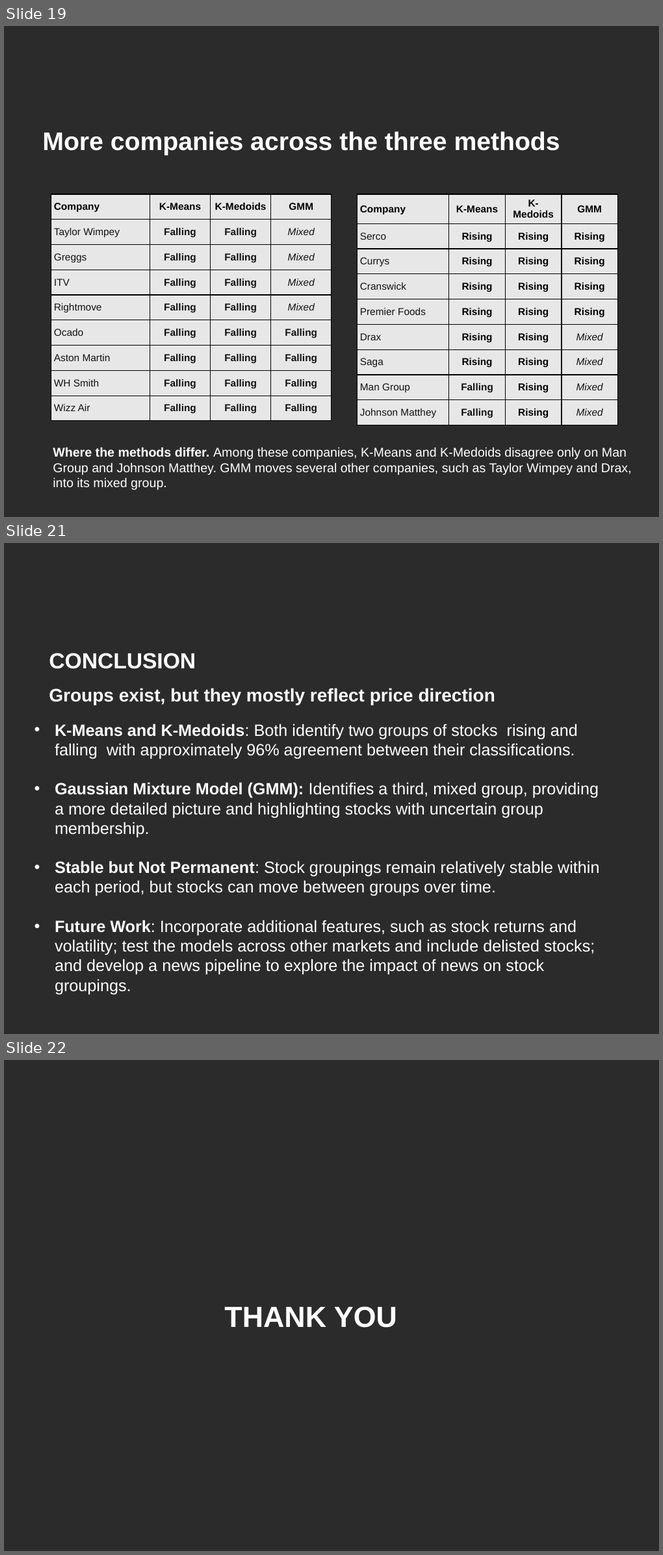
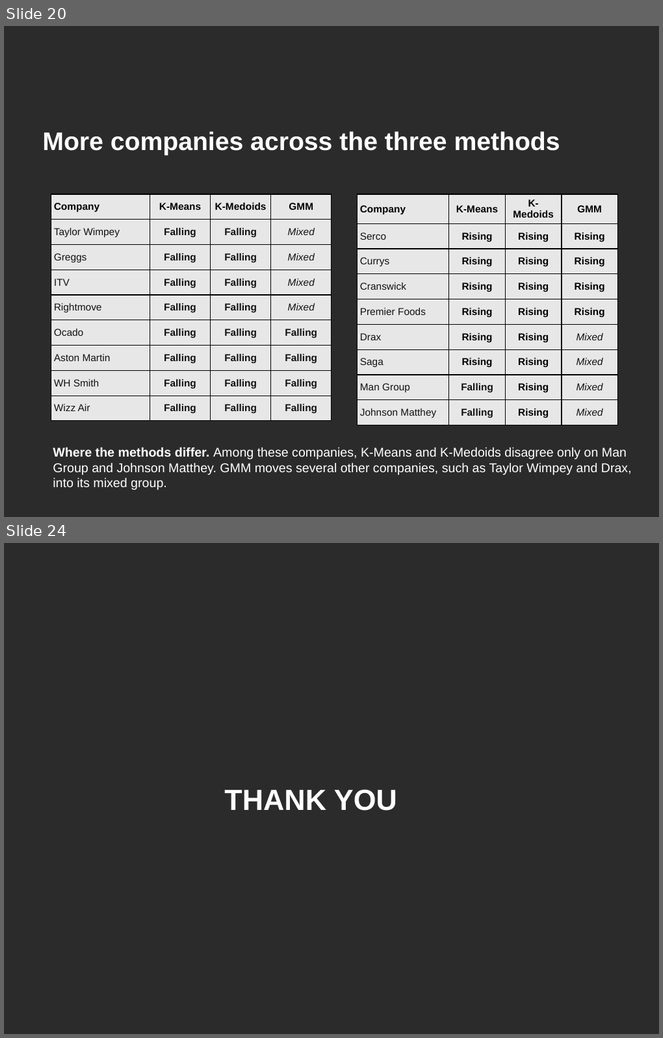
Before and after one commit to divyalakshmiram7-pixel/stockpricemovement, a slide deck: CSDI-14261808-am.pptx. Shown one above the other, each under a label of ours: slides 19, 21 and 22 before the commit, slides 20 and 24 after it; the slides between them are not shown. The pictures are 663x1555 and 663x1038 pixels, drawn with LibreOffice and Linux fonts; fonts in the diff are those of the drawing; background and template pictures are left out; a plain dark background stands for a picture behind light text. Boxes give left, top, right and bottom in pixels: in the first picture for what was removed or moved away, otherwise in the second. Text is boxed around its words. In the diff, an @@ line names an element or a change of style, - is before the commit and + after.

```diff
--- a/CSDI-14261808-am.pptx
+++ b/CSDI-14261808-am.pptx
@@ slide 21 removed at (x1=4, y1=543, x2=659, y2=1034), background picture (left out) @@
@@ text removed at (x1=49, y1=653, x2=196, y2=669) @@
-CONCLUSION
@@ text removed at (x1=49, y1=688, x2=495, y2=705) @@
-Groups exist, but they mostly reflect price direction
@@ text removed at (x1=55, y1=724, x2=599, y2=995) @@
-• K-Means and K-Medoids: Both identify two groups of stocks rising and falling with approximately 96% agreement between their classifications.
-• Gaussian Mixture Model (GMM): Identifies a third, mixed group, providing a more detailed picture and highlighting stocks with uncertain group membership.
-• Stable but Not Permanent: Stock groupings remain relatively stable within each period, but stocks can move between groups over time.
-• Future Work: Incorporate additional features, such as stock returns and volatility; test the models across other markets and include delisted stocks; and develop a news pipeline to explore the impact of news on stock groupings.
@@ what was slide 19 is now slide 20 @@
@@ what was slide 22 is now slide 24 @@
```
Also in this commit, not shown: 5 slides changed, 4 slides added, 1 other slide removed.
